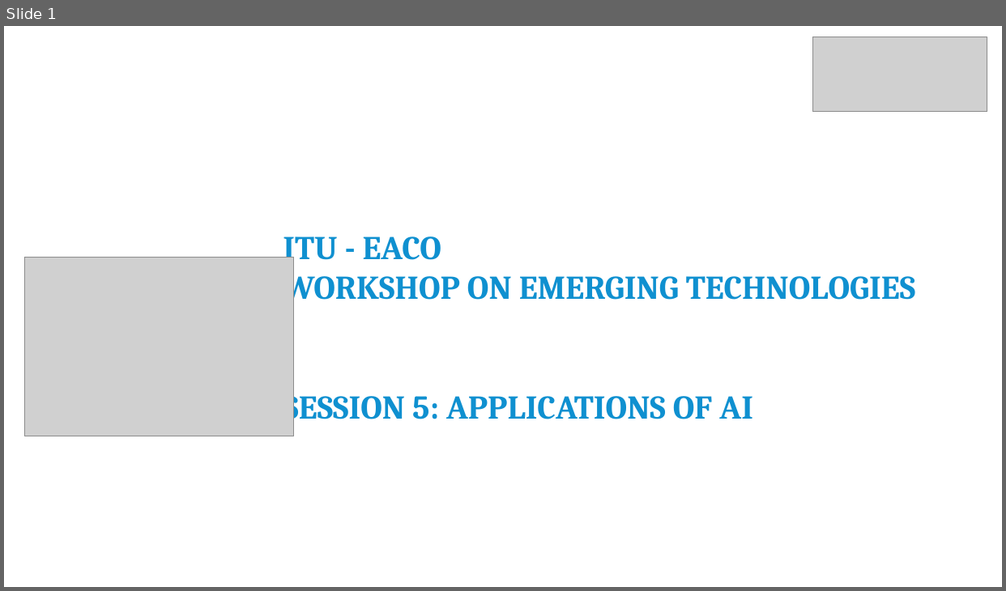
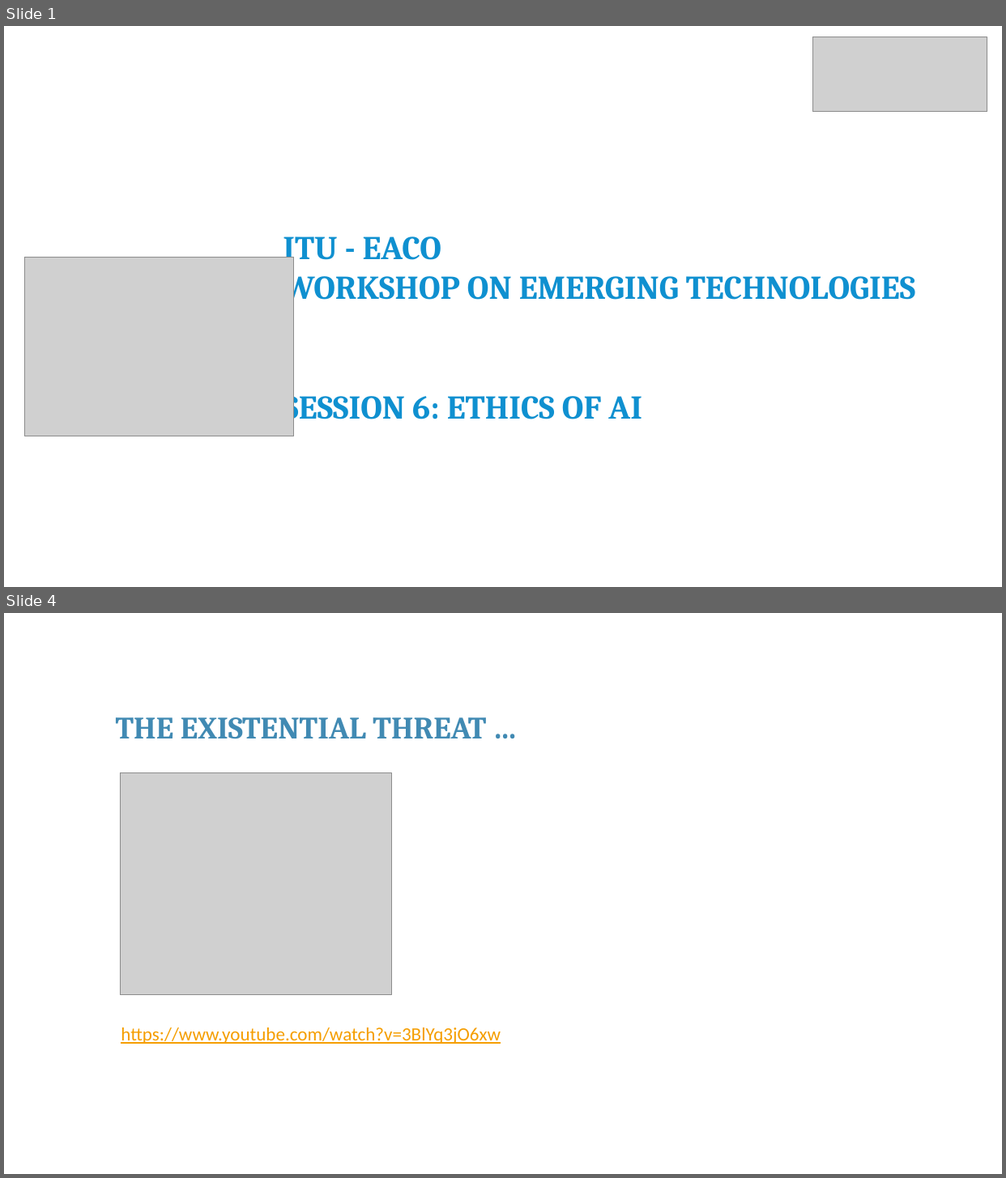
Before and after one commit to franckalbinet/itu-eaco-zanzibar-12-2018, a slide deck: presentations/session-6-ethics-of-ai.pptx. Shown one above the other, each under a label of ours: slide 1 before the commit, slides 1 and 4 after it; the slides between them are not shown. The pictures are 1006x591 and 1006x1178 pixels, drawn with LibreOffice and Linux fonts; fonts in the diff are those of the drawing; grey boxes stand for pictures; background and template pictures are left out. Boxes give left, top, right and bottom in pixels: in the first picture for what was removed or moved away, otherwise in the second. Text is boxed around its words. In the diff, an @@ line names an element or a change of style, - is before the commit and + after.

Commit message:
drafted ethics of AI presentation

```diff
--- a/presentations/session-6-ethics-of-ai.pptx
+++ b/presentations/session-6-ethics-of-ai.pptx
@@ slide 4 added at [4, 613, 1002, 1174], background #FFFFFF @@
@@ text added at [116, 717, 486, 739], 30 pt, text #418AB3, bold @@
+THE EXISTENTIAL THREAT …
@@ picture added at [120, 773, 391, 995] @@
@@ text added at [121, 1028, 501, 1044], 18 pt, text #F59E00, underline @@
+https://www.youtube.com/watch?v=3BlYq3jO6xw
@@ slide 1 changed as well @@
@@ text at [283, 388, 642, 426]: text changed @@
-SESSION 5: APPLICATIONS OF AI
+SESSION 6: ETHICS OF AI
```
Also in this commit, not shown: 3 other slides changed, 12 other slides added, 30 slides removed, 3 other files.
